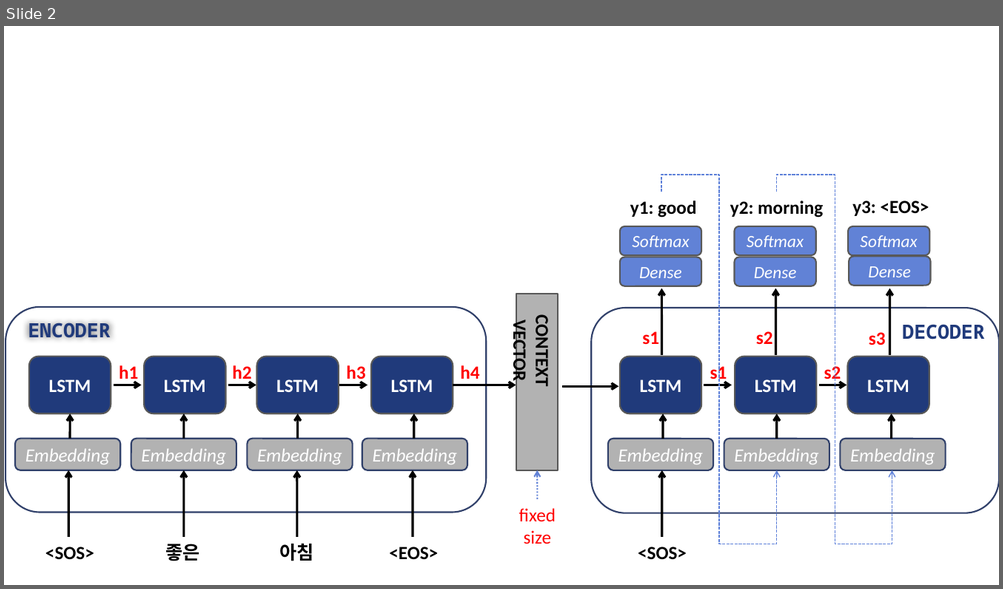
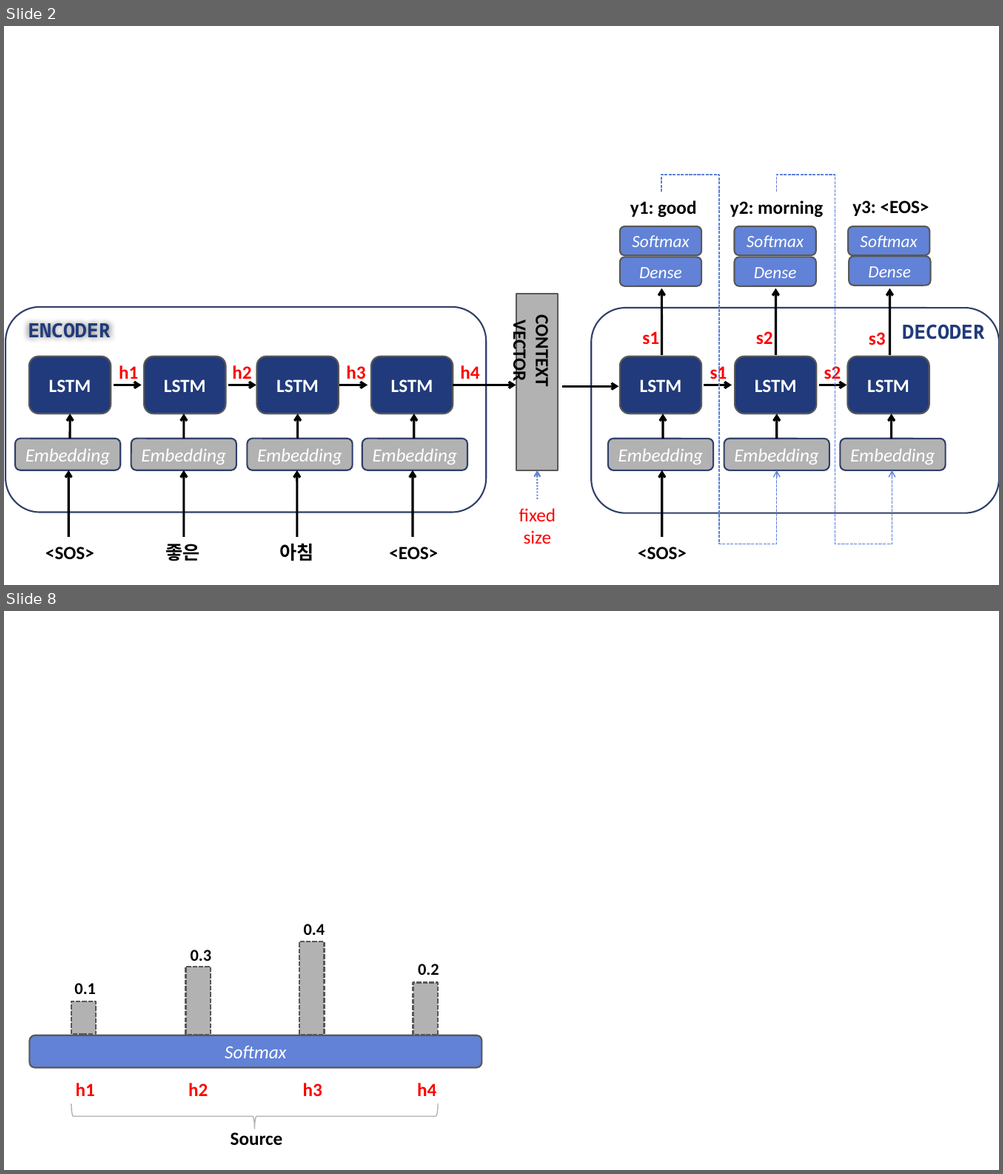
Before and after one commit to Jch-Lee/Statistical-ML, a slide deck: Project2_Review/Figure만들기.pptx. Shown one above the other, each under a label of ours: slide 2 before the commit, slides 2 and 8 after it; the slides between them are not shown. The pictures are 1003x589 and 1003x1174 pixels, drawn with LibreOffice and Linux fonts; fonts in the diff are those of the drawing. Boxes give left, top, right and bottom in pixels: in the first picture for what was removed or moved away, otherwise in the second. Text is boxed around its words. In the diff, an @@ line names an element or a change of style, - is before the commit and + after.

```diff
--- a/Project2_Review/Figure만들기.pptx
+++ b/Project2_Review/Figure만들기.pptx
@@ slide 8 added at [4,611,999,1170], background #FFFFFF @@
@@ rectangle added at [299,942,324,1035], fill #B2B2B2, outline #585858 1.5 pt dashed @@
@@ text added at [304,924,325,935], 16 pt, text #000000, bold @@
+0.4
@@ text added at [190,950,212,961], 16 pt, text #000000, bold @@
+0.3
@@ text added at [418,964,439,975], 16 pt, text #000000, bold @@
+0.2
@@ text added at [74,983,96,994], 16 pt, text #000000, bold @@
+0.1
@@ rectangle added at [186,967,210,1035], fill #B2B2B2, outline #585858 1.5 pt dashed @@
@@ rectangle added at [413,983,438,1036], fill #B2B2B2, outline #585858 1.5 pt dashed @@
@@ rectangle added at [71,1002,96,1035], fill #B2B2B2, outline #585858 1.5 pt dashed @@
@@ rounded rectangle added at [29,1036,481,1068], fill #6182D6, outline #585858 1.5 pt, 18 pt, text #FFFFFF, italic @@
+Softmax
@@ text added at [76,1083,95,1096], 18 pt, text #FF0000, bold @@
+h1
@@ text added at [188,1083,208,1096], 18 pt, text #FF0000, bold @@
+h2
@@ text added at [303,1083,322,1096], 18 pt, text #FF0000, bold @@
+h3
@@ text added at [417,1083,436,1096], 18 pt, text #FF0000, bold @@
+h4
@@ left brace added at [71,1104,438,1129], outline #B2B2B2 1 pt @@
@@ text added at [230,1133,283,1146], 18 pt, text #000000, bold @@
+Source
```
Also in this commit, not shown: 5 slides changed, 1 other slide added.
